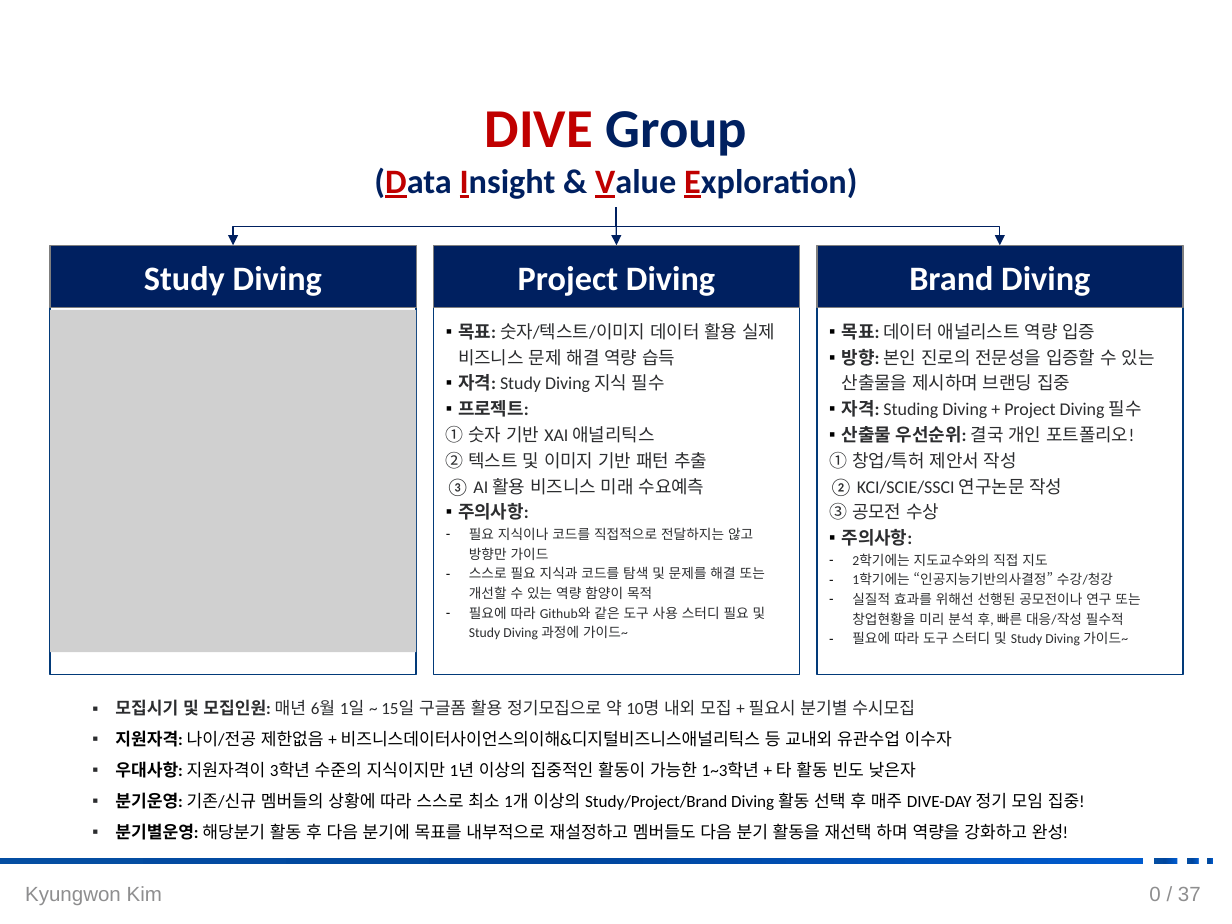
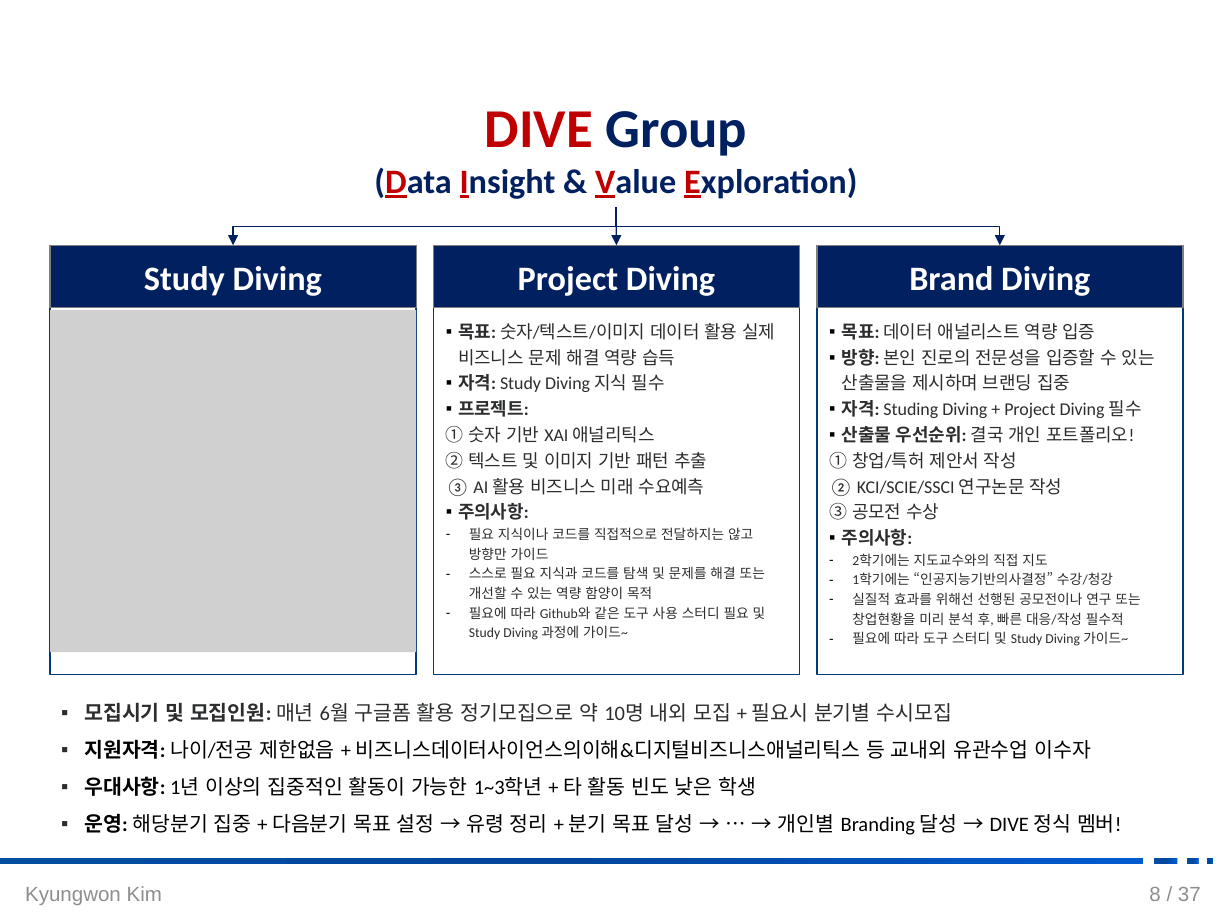
Before and after one commit to thekimk/DIVE-Research, a slide deck: slide 9 of [Document]/소개운영자료/소개운영자료/[DIVE_운영방향_김경원교수].pptx (slide 1 before the commit). Drawn at 1232x924 pixels with LibreOffice and Linux fonts; fonts in the diff are those of the drawing; grey boxes stand for pictures; background and template pictures are left out. Boxes give left, top, right and bottom in pixels: in the first picture for what was removed or moved away, otherwise in the second. Text is boxed around its words. In the diff, an @@ line names an element or a change of style, - is before the commit and + after.

```diff
--- a/[Document]/소개운영자료/소개운영자료/[DIVE_운영방향_김경원교수].pptx
+++ b/[Document]/소개운영자료/소개운영자료/[DIVE_운영방향_김경원교수].pptx
@@ text "모집시기 및 모집인원: 매년 6월 ...": place and size @@
-text "모집시기 및 모집인원: 매년 6월 ..." at [115,699,1085,840]
+text "모집시기 및 모집인원: 매년 6월 ..." at [84,702,1122,835]
@@ text at [84,702,951,722]: text changed; size 10 to 12 pt @@
-▪ 모집시기 및 모집인원: 매년 6월 1일 ~ 15일 구글폼 활용 정기모집으로 약 10명 내외 모집 + 필요시 분기별 수시모집
+▪ 모집시기 및 모집인원: 매년 6월 구글폼 활용 정기모집으로 약 10명 내외 모집 + 필요시 분기별 수시모집
@@ text at [84,739,1091,759]: size 10 to 12 pt in "지원자격: 나이/전공 제한없음 + 비즈니스데이터사이언스의이해&디지털비즈니스애널리틱스 등 교내외 ..." @@
@@ text at [84,776,1122,835]: text changed; size 10 to 12 pt @@
-▪ 우대사항: 지원자격이 3학년 수준의 지식이지만 1년 이상의 집중적인 활동이 가능한 1~3학년 + 타 활동 빈도 낮은자
-▪ 분기운영: 기존/신규 멤버들의 상황에 따라 스스로 최소 1개 이상의 Study/Project/Brand Diving 활동 선택 후 매주 DIVE-DAY 정기 모임 집중!
-▪ 분기별운영: 해당분기 활동 후 다음 분기에 목표를 내부적으로 재설정하고 멤버들도 다음 분기 활동을 재선택 하며 역량을 강화하고 완성!
+▪ 우대사항: 1년 이상의 집중적인 활동이 가능한 1~3학년 + 타 활동 빈도 낮은 학생
+▪ 운영: 해당분기 집중 + 다음분기 목표 설정 → 유령 정리 + 분기 목표 달성 → … → 개인별 Branding 달성 → DIVE 정식 멤버!
@@ page number at [1149,887,1201,901]: text changed @@
-0 / 37
+8 / 37
```
Also in this commit, not shown: 7 slides added, 1 other file.
